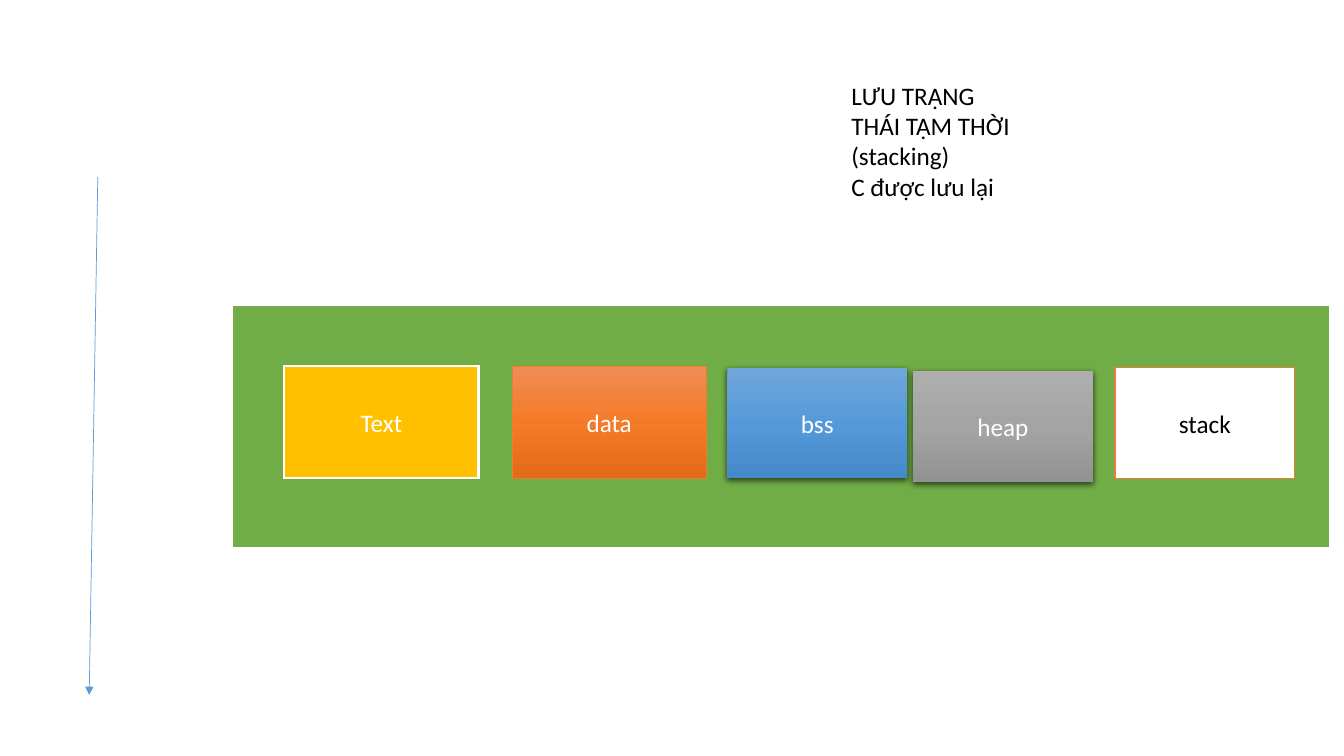
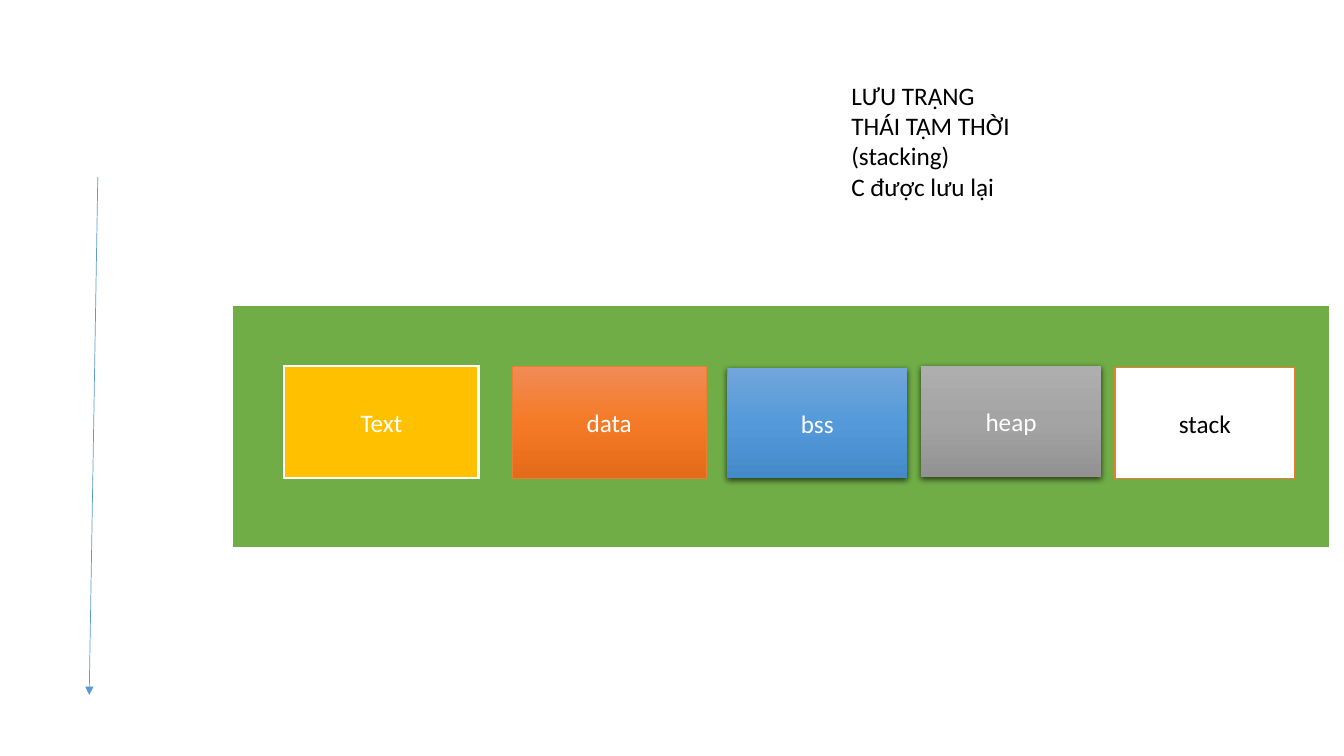
Before and after one commit to DKensin/Mentor, a slide deck: slide 5 of Slide/C/4.C_stage_File.pptx. Drawn at 1344x756 pixels with LibreOffice and Linux fonts; fonts in the diff are those of the drawing. Boxes give left, top, right and bottom in pixels: in the first picture for what was removed or moved away, otherwise in the second. Text is boxed around its words. In the diff, an @@ line names an element or a change of style, - is before the commit and + after.

```diff
--- a/Slide/C/4.C_stage_File.pptx
+++ b/Slide/C/4.C_stage_File.pptx
@@ rectangle "heap": place and size @@
-rectangle "heap" at <box>913,371,1093,482</box>
+rectangle "heap" at <box>922,366,1101,477</box>
```
Also in this commit, not shown: 1 slide added.
